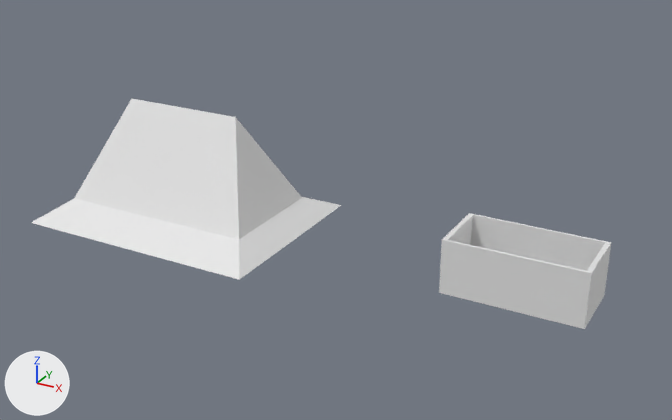
The Blender file Rumah-Adat-Joglo.blend as it was, and as the next commit left it.
The view is the same before and after, from a camera (50 mm lens) standing at (7.9, -27.5, 15.4) and looking at (-7.0, -0.3, 1.7). Lighting does not change. The marker at lower left points along +X, +Y and +Z.

Names of what the first picture shows: 'Atap', 'Bangunan'.
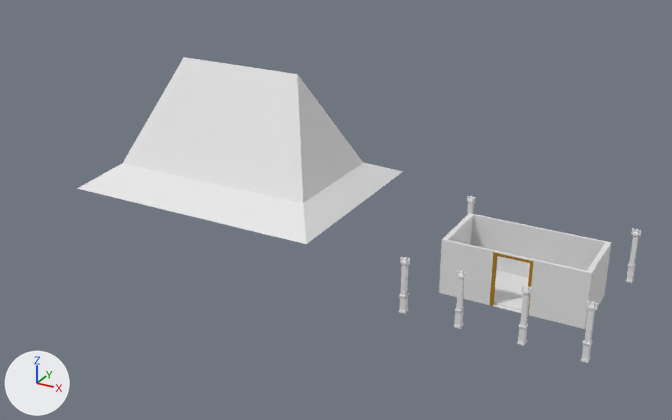
ob_kotak_invisible is not drawn itself; it is used by a modifier of ob_bangunan.

What differs and where, as boxes (x1, y1, x2, y2) in the pictures (672 x 420 px):
```json
{"object": "Atap", "change": "moved", "before": [31, 99, 341, 280], "after": [77, 57, 403, 244]}
{"object": "Bangunan", "change": "modifiers changed, reshaped", "before": [439, 213, 611, 329], "after": [439, 213, 611, 329]}
{"object": "Tiang4", "change": "added", "after": [581, 301, 598, 363]}
{"object": "Tiang3", "change": "added", "after": [517, 285, 532, 346]}
{"object": "Tiang2", "change": "added", "after": [454, 270, 467, 329]}
{"object": "Tiang1", "change": "added", "after": [399, 257, 410, 314]}
{"object": "Pintu", "change": "added", "after": [489, 252, 533, 313], "on screen": "brown"}
{"object": "Tiang5", "change": "added", "after": [626, 229, 641, 283]}
{"object": "Tiang6", "change": "added", "after": [467, 196, 475, 215]}
```

Scene script edits in JSON lines:
```json
{"op": "add", "block": "mat_material", "code": ["mat_material = diffuse_material('Material')", "mat_material.base_color = (0.447, 0.234, 0.0197)  # brown #b28526"]}
{"op": "add", "block": "me_cube_021", "code": ["me_cube_021 = bpy.data.meshes.new('Cube.021')", "me_cube_021.from_pydata(...)  # 96 vertices, 105 faces; spans x -1.0..1.0, y -1.1..1.1, z -17.9..1.1", "me_cube_021.materials.append(mat_material)  # brown #b28526"]}
{"op": "add", "block": "me_cube_001", "code": ["me_cube_001 = bpy.data.meshes.new('Cube.001')", "me_cube_001.from_pydata(...)  # a box spanning x -1.41..1.48, y -1.0..1.0, z -4.25..-0.01"]}
{"op": "add", "block": "me_cube_009", "code": ["me_cube_009 = bpy.data.meshes.new('Cube.009')", "me_cube_009.from_pydata(...)  # 176 vertices, 174 faces; spans x -1.0..1.0, y -1.33..1.33, z -1.17..5.75"]}
{"op": "set", "path": "ob_atap.location", "old": "(-14.0, 0.0, 0.0)", "new": "(-11.25, 0.0, 2.02)"}
{"op": "add", "block": "ob_bangunan", "code": "_m = ob_bangunan.modifiers.new('Boolean', 'BOOLEAN')"}
{"op": "add", "block": "ob_bangunan", "code": "_m.object = ob_kotak_invisible"}
{"op": "add", "block": "ob_kotak_invisible", "code": ["ob_kotak_invisible = bpy.data.objects.new('Kotak Invisible', me_cube_001)", "ob_kotak_invisible.parent = ob_pintu", "ob_kotak_invisible.matrix_parent_inverse = Matrix(((1.551, 0.0, 0.0, 0.0257), (0.0, 16.08, 0.0, 19.27), (0.0, 0.0, 9.68, -17.84), (0.0, 0.0, 0.0, 1.0)))", "ob_kotak_invisible.location = (0.0, -1.205, -0.000542)", "ob_kotak_invisible.scale = (-0.461, -0.0923, -0.461)", "ob_kotak_invisible.hide_render = True"]}
{"op": "add", "block": "ob_pintu", "code": ["ob_pintu = bpy.data.objects.new('Pintu', me_cube_021)", "ob_pintu.location = (-0.02, -1.2, 1.84)", "ob_pintu.scale = (0.645, 0.0622, 0.103)"]}
{"op": "add", "block": "ob_tiang6", "code": ["ob_tiang6 = bpy.data.objects.new('Tiang6', me_cube_009)", "ob_tiang6.location = (-3.0, 2.73, 0.35)", "ob_tiang6.rotation_euler = (0.0, 0.0, 1.571)  # degrees (0, 0, 90)", "ob_tiang6.scale = (0.129, -0.113, 0.285)"]}
{"op": "add", "block": "ob_tiang5", "code": ["ob_tiang5 = bpy.data.objects.new('Tiang5', me_cube_009.copy())", "ob_tiang5.location = (3.0, 2.73, 0.35)", "ob_tiang5.rotation_euler = (0.0, 0.0, 1.571)  # degrees (0, 0, 90)", "ob_tiang5.scale = (0.129, -0.113, 0.285)"]}
{"op": "add", "block": "ob_tiang4", "code": ["ob_tiang4 = bpy.data.objects.new('Tiang4', me_cube_009.copy())", "ob_tiang4.location = (3.0, -3.03, 0.35)", "ob_tiang4.rotation_euler = (0.0, 0.0, 1.571)  # degrees (0, 0, 90)", "ob_tiang4.scale = (0.129, -0.113, 0.285)"]}
{"op": "add", "block": "ob_tiang3", "code": ["ob_tiang3 = bpy.data.objects.new('Tiang3', me_cube_009.copy())", "ob_tiang3.location = (1.02, -3.03, 0.35)", "ob_tiang3.rotation_euler = (0.0, 0.0, 1.571)  # degrees (0, 0, 90)", "ob_tiang3.scale = (0.129, -0.113, 0.285)"]}
{"op": "add", "block": "ob_tiang2", "code": ["ob_tiang2 = bpy.data.objects.new('Tiang2', me_cube_009.copy())", "ob_tiang2.location = (-1.07, -3.03, 0.35)", "ob_tiang2.rotation_euler = (0.0, 0.0, 1.571)  # degrees (0, 0, 90)", "ob_tiang2.scale = (0.129, -0.113, 0.285)"]}
{"op": "add", "block": "ob_tiang1", "code": ["ob_tiang1 = bpy.data.objects.new('Tiang1', me_cube_009.copy())", "ob_tiang1.location = (-3.01, -3.03, 0.35)", "ob_tiang1.rotation_euler = (0.0, 0.0, 1.571)  # degrees (0, 0, 90)", "ob_tiang1.scale = (0.129, -0.113, 0.285)"]}
```
